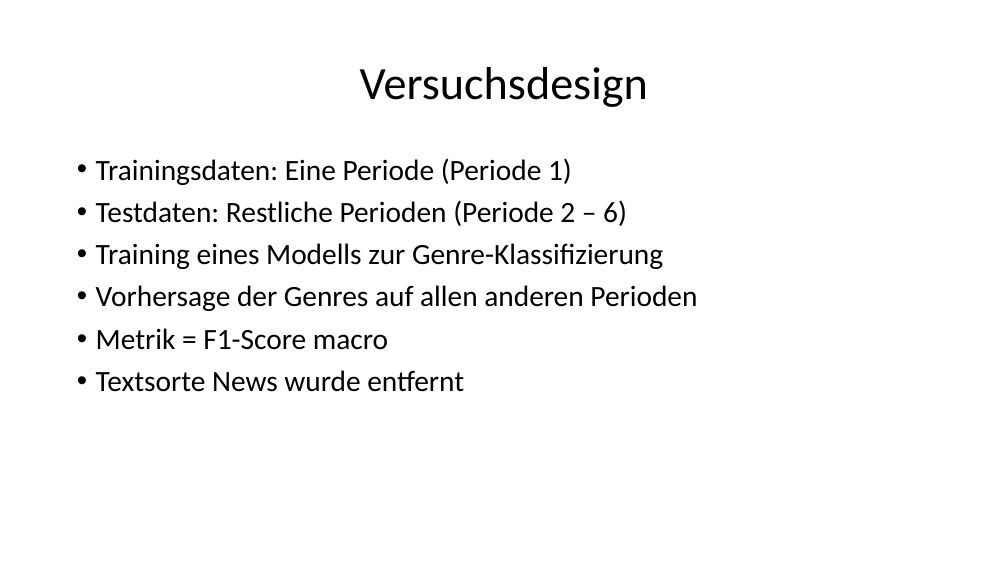
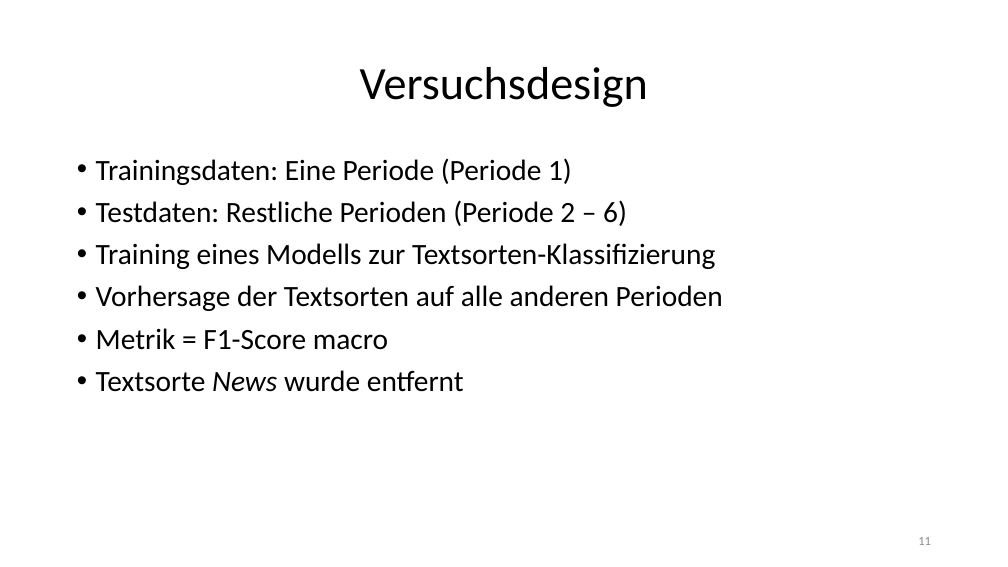
Before and after one commit to LennartKeller/TextklassifikationsProjekt2019, a slide deck: slide 11 of Projektgruppenpräsention.pptx. Drawn at 1008x567 pixels with LibreOffice and Linux fonts; fonts in the diff are those of the drawing. Boxes give left, top, right and bottom in pixels: in the first picture for what was removed or moved away, otherwise in the second. Text is boxed around its words. In the diff, an @@ line names an element or a change of style, - is before the commit and + after.

Commit message:
Version 100

```diff
--- a/Projektgruppenpräsention.pptx
+++ b/Projektgruppenpräsention.pptx
@@ text at <box>96,243,723,311</box>: text changed @@
-• Training eines Modells zur Genre-Klassifizierung
-• Vorhersage der Genres auf allen anderen Perioden
+• Training eines Modells zur Textsorten-Klassifizierung
+• Vorhersage der Textsorten auf alle anderen Perioden
@@ text at <box>96,370,464,392</box>: italic on in "News" @@
@@ page number added at <box>918,537,931,545</box>, 12 pt, text #8C8C8C @@
+11
```
Also in this commit, not shown: 23 other slides changed.
